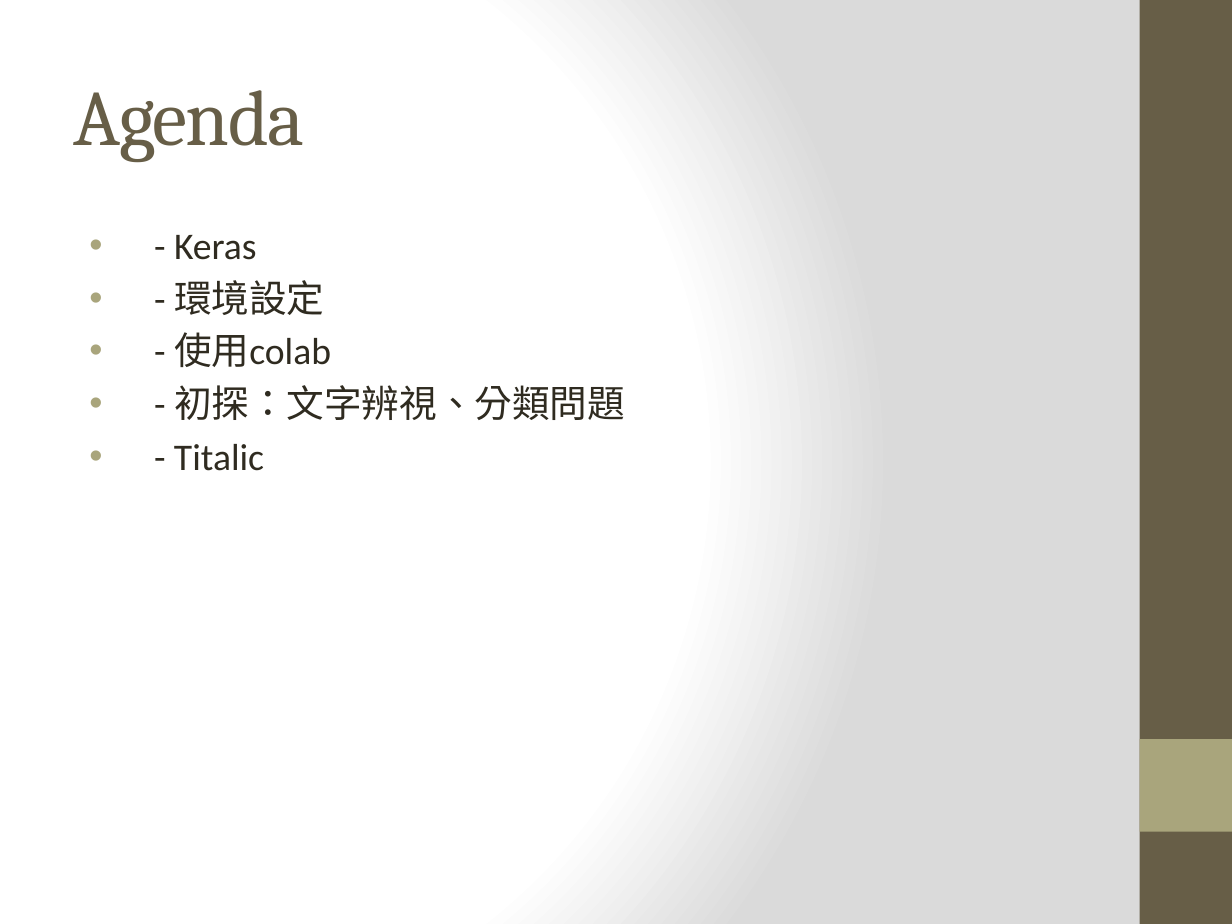
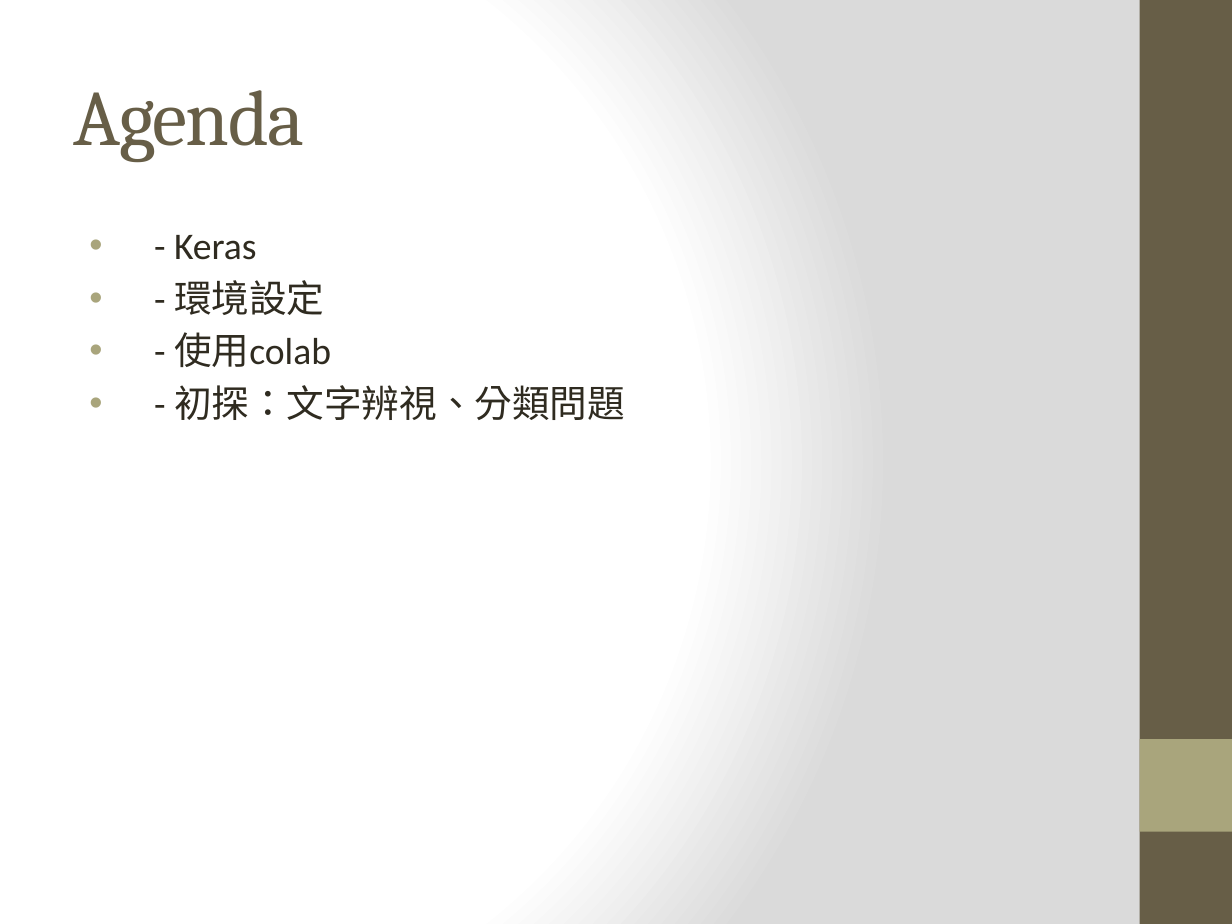
Before and after one commit to maloyang/NKUST_20200423, a slide deck: slide 2 of L4/L4.pptx. Drawn at 1232x924 pixels with LibreOffice and Linux fonts; fonts in the diff are those of the drawing. Boxes give left, top, right and bottom in pixels: in the first picture for what was removed or moved away, otherwise in the second. Text is boxed around its words. In the diff, an @@ line names an element or a change of style, - is before the commit and + after.

```diff
--- a/L4/L4.pptx
+++ b/L4/L4.pptx
@@ text at [174,444,264,471]: paragraph removed @@
-• - Titalic
```
Also in this commit, not shown: 2 other slides changed.
